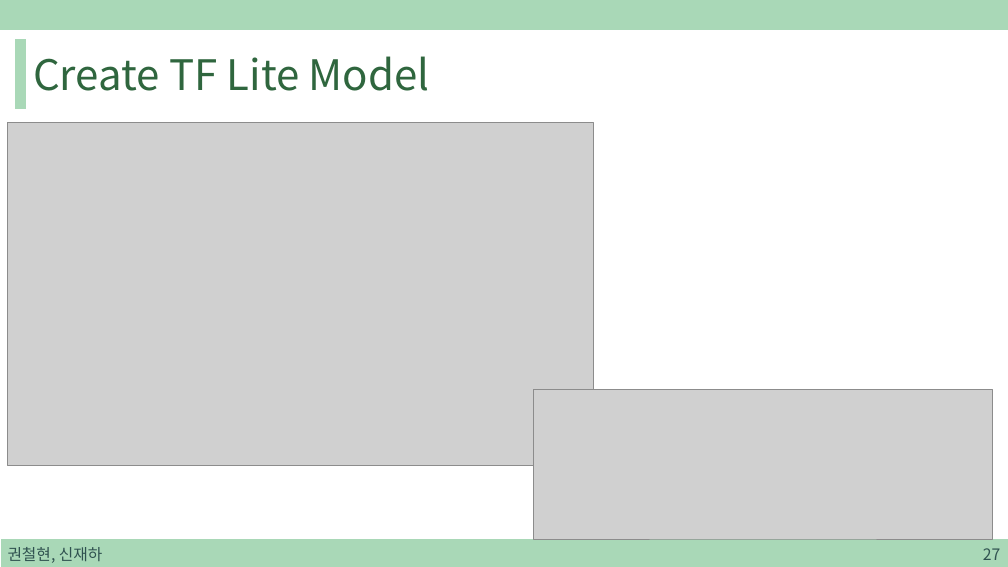
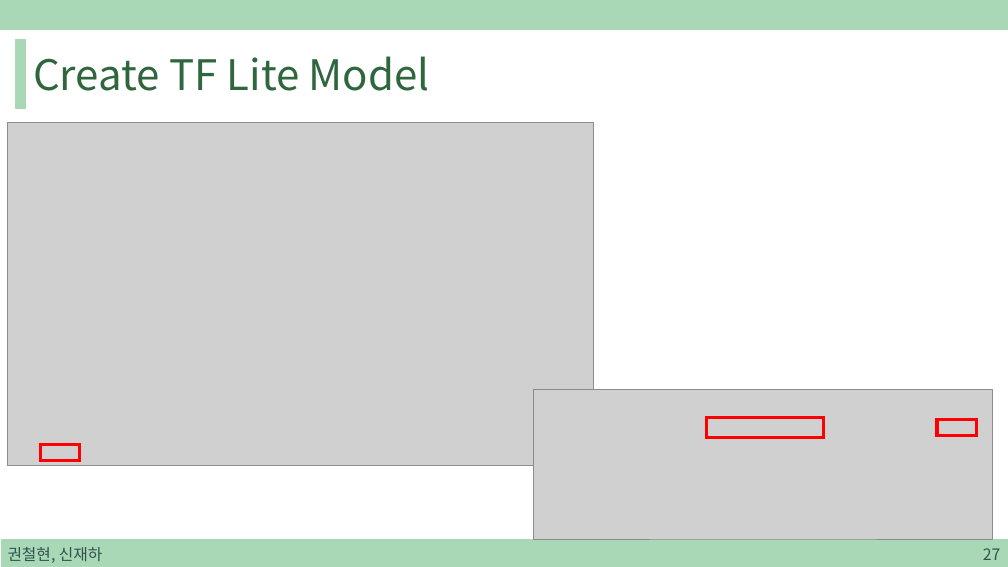
Before and after one commit to sjh4287/capston, a slide deck: slide 27 of 2022.01.07/TensorFlow Lite.pptx. Drawn at 1008x567 pixels with LibreOffice and Linux fonts; fonts in the diff are those of the drawing; grey boxes stand for pictures. Boxes give left, top, right and bottom in pixels: in the first picture for what was removed or moved away, otherwise in the second. Text is boxed around its words. In the diff, an @@ line names an element or a change of style, - is before the commit and + after.

```diff
--- a/2022.01.07/TensorFlow Lite.pptx
+++ b/2022.01.07/TensorFlow Lite.pptx
@@ rectangle added at box(707, 417, 824, 438), outline #FF0000 3 pt @@
@@ rectangle added at box(937, 419, 976, 436), outline #FF0000 3 pt @@
@@ rectangle added at box(40, 445, 79, 461), outline #FF0000 3 pt @@
```
Also in this commit, not shown: 1 other slide changed.
